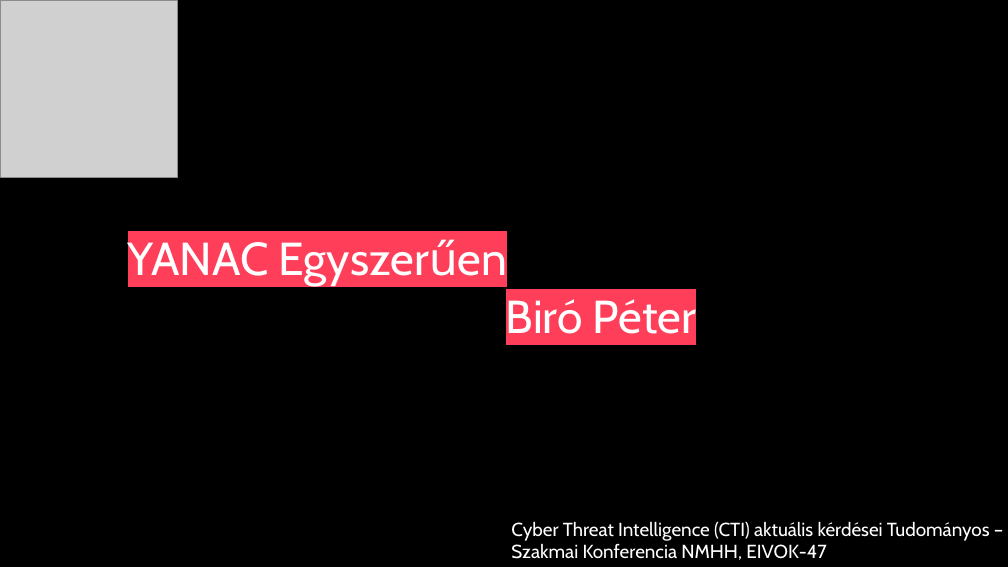
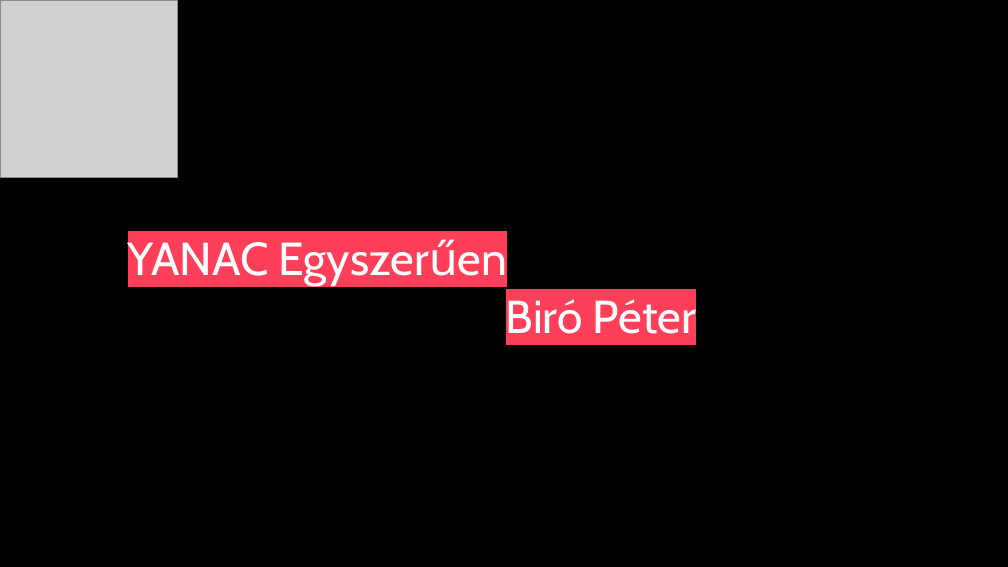
Before and after one commit to Lensver65/Yanac, a slide deck: slide 1 of Yanac_NKE.pptx. Drawn at 1008x567 pixels with LibreOffice and Linux fonts; fonts in the diff are those of the drawing; grey boxes stand for pictures. Boxes give left, top, right and bottom in pixels: in the first picture for what was removed or moved away, otherwise in the second. Text is boxed around its words. In the diff, an @@ line names an element or a change of style, - is before the commit and + after.

```diff
--- a/Yanac_NKE.pptx
+++ b/Yanac_NKE.pptx
@@ text removed at <box>511,521,990,560</box> @@
-Cyber Threat Intelligence (CTI) aktuális kérdései Tudományos – Szakmai Konferencia NMHH, EIVOK-47
```
Also in this commit, not shown: 6 other slides changed, 4 slides added.
